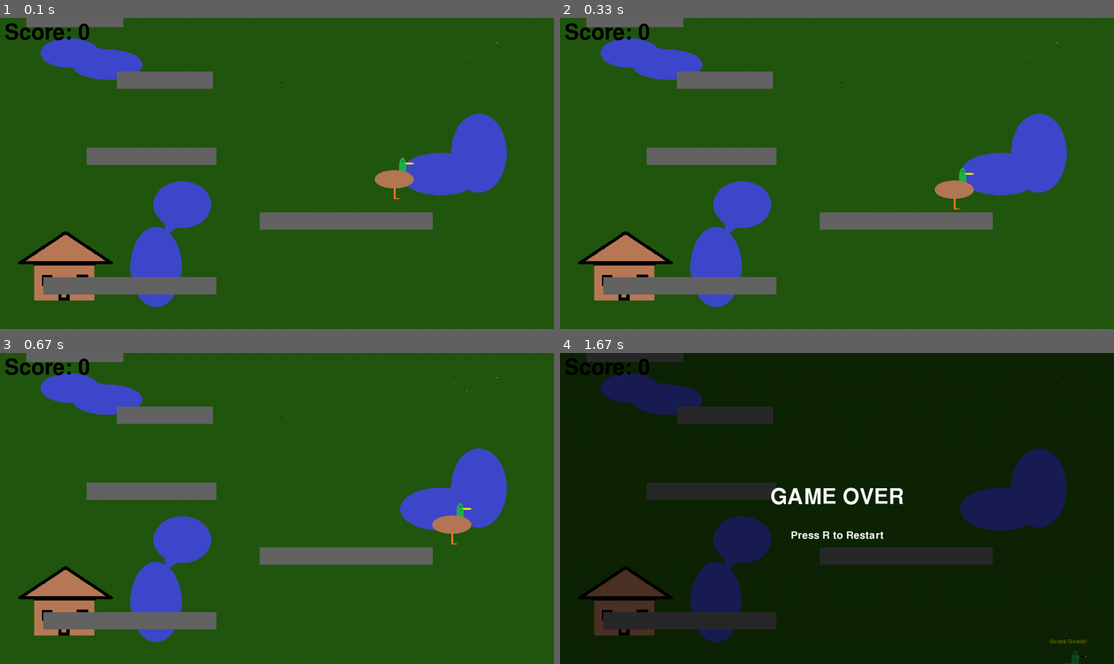
Above: before the commit, frames 1-4 (two rows, left to right).
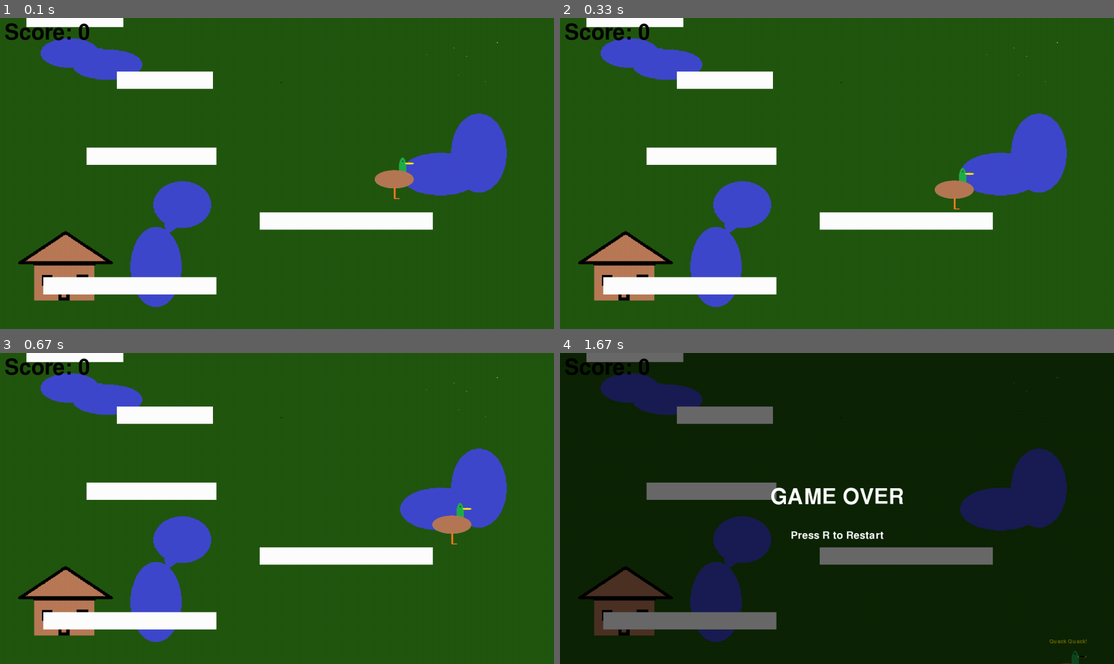
Above: after the commit, the same moments.

Repository: duckguy1208/tie-and-jon-pygame
Game: pygame game, started from main.py
The game is run twice, just before and just after one commit, with the same random seed, the same clock (stepped at 60 frames per second) and the same inputs.
Inputs:
- Up to frame 1 (0.1 s): no input
- Up to frame 2 (0.33 s): no input
- Up to frame 3 (0.67 s): hold Right from 0.33 s (still down)
- Up to frame 4 (1.67 s): release Right at 0.8 s; hold Up 0.83-1.13 s; tap Space at 0.9, 1.23, 1.53 s; hold Right 1.17-1.63 s

The runs differ from the first frame. In frame 1, 6.4% of the frame differs, in the area x 4-79%, y 0-89%; in frame 2, 6.4%; in frame 3, 6.4%; in frame 4, 6.2%.

Commit message:
made the score text white instead of grey, and the platforms white instead of brown.

Diff:
--- a/object.py
+++ b/object.py
@@ -140,7 +140,7 @@
 class Platform:
     def __init__(self, x, y, width, height):
         self.rect = pygame.Rect(x, y, width, height)
-        self.color = (100, 100, 100) # grey color
+        self.color = (255, 255, 255) # White color
 
     def draw(self, surface, camera_y=0):
         draw_rect = self.rect.copy()
